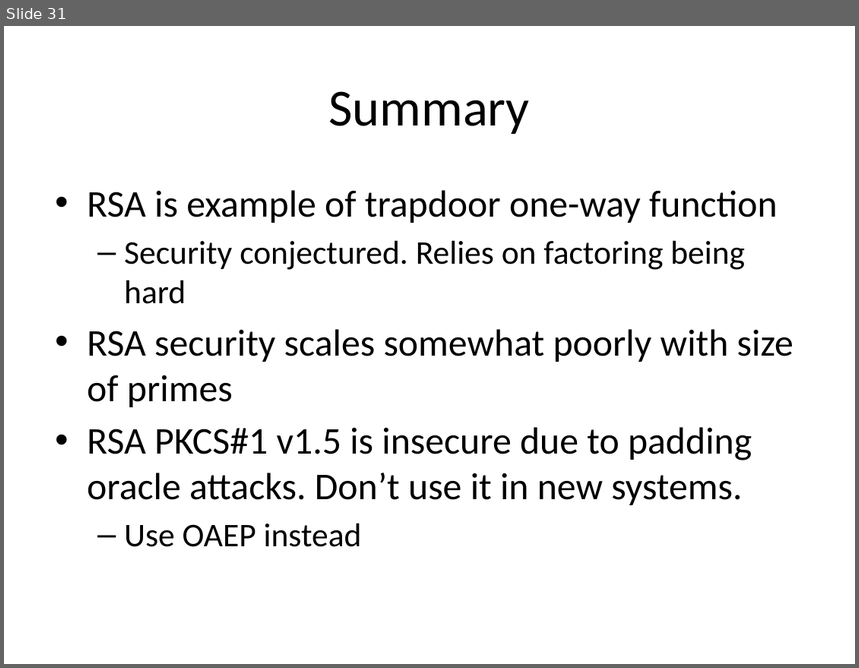
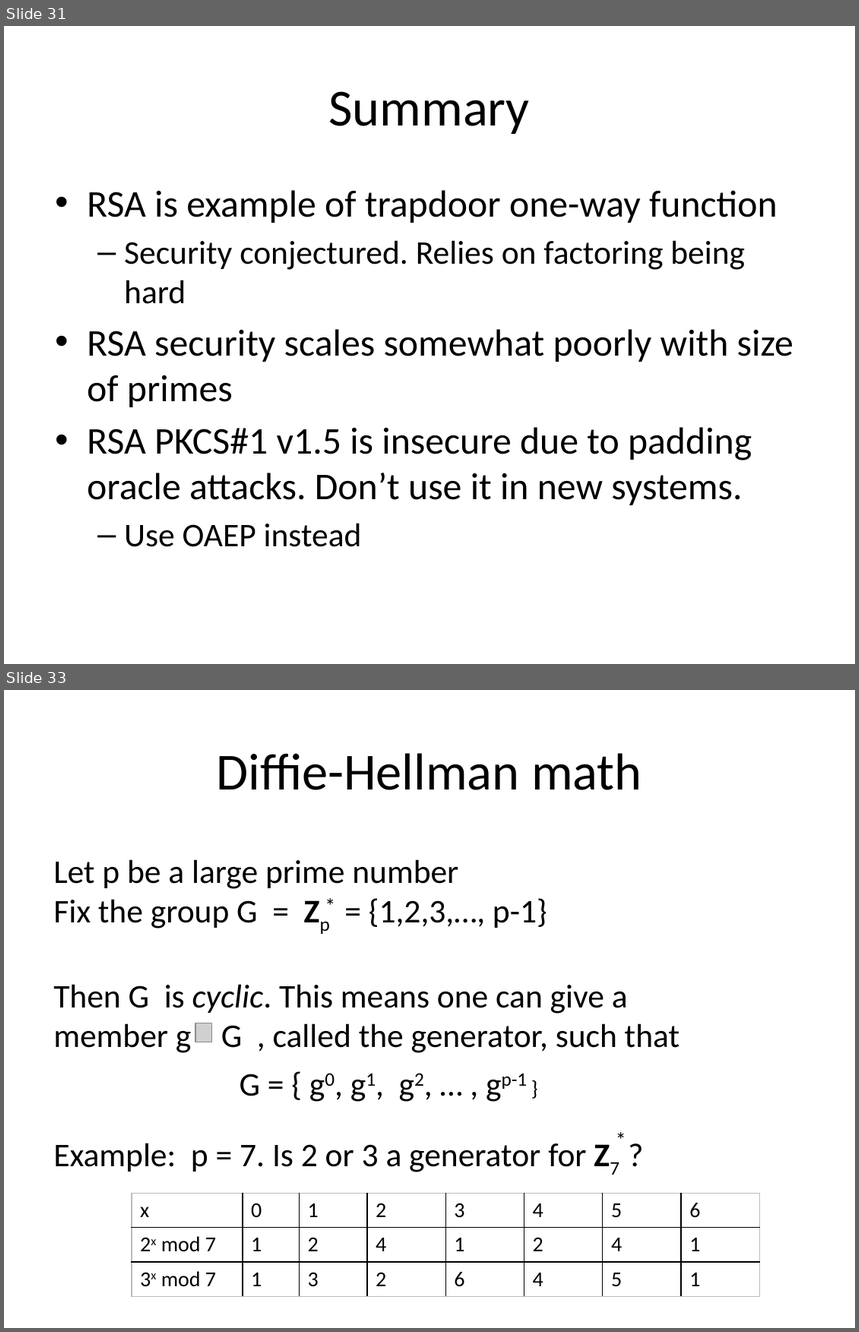
Before and after one commit to varunnagpaal/CS5830-Spring16, a slide deck: slides/rsa.pptx. Shown one above the other, each under a label of ours: slide 31 before the commit, slides 31 and 33 after it; the slides between them are not shown. The pictures are 859x668 and 859x1332 pixels, drawn with LibreOffice and Linux fonts; fonts in the diff are those of the drawing; grey boxes stand for pictures. Boxes give left, top, right and bottom in pixels: in the first picture for what was removed or moved away, otherwise in the second. Text is boxed around its words. In the diff, an @@ line names an element or a change of style, - is before the commit and + after.

Commit message:
added slides

```diff
--- a/slides/rsa.pptx
+++ b/slides/rsa.pptx
@@ slide 33 added at (x1=4, y1=690, x2=855, y2=1328), background #FFFFFF @@
@@ title added at (x1=216, y1=753, x2=642, y2=790), 44 pt, text #000000 @@
+Diffie-Hellman math
@@ text added at (x1=53, y1=859, x2=680, y2=1173), 28 pt, text #000000 @@
+Let p be a large prime number
+Fix the group G = Zp = {1,2,3,…, p-1}
+Then G is cyclic. This means one can give a
+member g G , called the generator, such that
+Example: p = 7. Is 2 or 3 a generator for Z7 ?
@@ text added at (x1=316, y1=888, x2=344, y2=923), 18 pt, text #000000 @@
+*
@@ picture added at (x1=196, y1=1024, x2=211, y2=1043) @@
@@ text added at (x1=240, y1=1073, x2=376, y2=1097), 28 pt, text #000000 @@
+G = { g0, g1, g2, … , gp-1 }
@@ text added at (x1=607, y1=1122, x2=636, y2=1157), 18 pt, text #000000 @@
+*
@@ table added at (x1=132, y1=1193, x2=759, y2=1297), 3 rows, 8 columns @@
+x | 0 | 1 | 2 | 3 | 4 | 5 | 6
+2x mod 7 | 1 | 2 | 4 | 1 | 2 | 4 | 1
+3x mod 7 | 1 | 3 | 2 | 6 | 4 | 5 | 1
```
Also in this commit, not shown: 8 other slides added, 2 other files.
